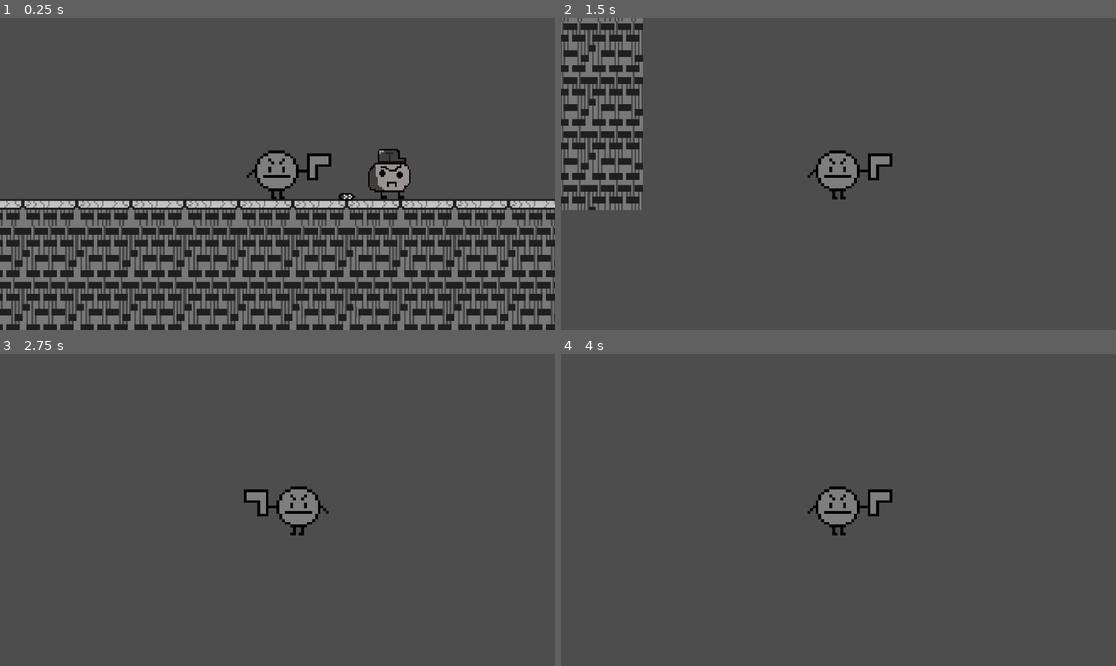
Above: before the commit, frames 1-4 (two rows, left to right).
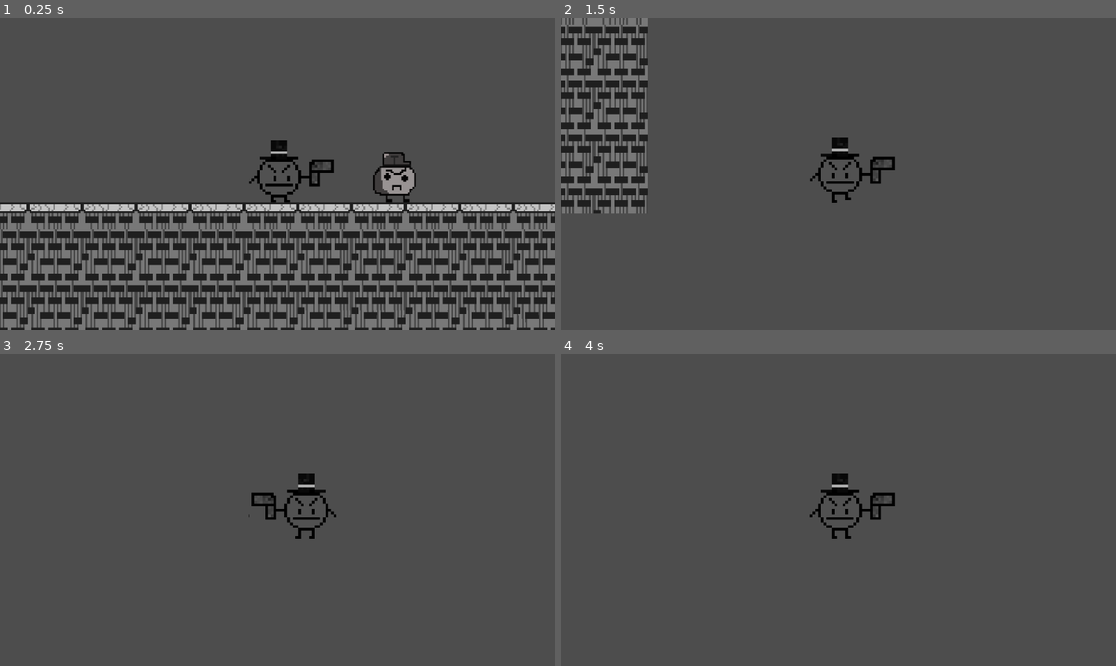
Above: after the commit, the same moments.

Repository: tobonjj26-design/Ricky-s-Gangster-Life
Game: Godot game, scene res://Scene/game.tscn
Two runs of this game, one before a commit and one after it. Both use one fixed random seed, a clock stepped at 60 frames per second and the inputs below.
Inputs:
- Up to frame 1 (0.25 s): no input
- Up to frame 2 (1.5 s): tap Enter (ui_accept) at 0.5, 0.77 s; hold Right (ui_right) from 0.53 s (still down)
- Up to frame 3 (2.75 s): tap Enter (ui_accept) at 1.52 s; release Right (ui_right) at 2.03 s; hold Left (ui_left) from 2.03 s (still down)
- Up to frame 4 (4 s): tap Enter (ui_accept) at 2.75, 3.02, 3.77 s; release Left (ui_left) at 2.78 s; hold Right (ui_right) from 2.78 s (still down)

The runs differ from the first frame. In frame 1, 29% of the frame differs, in the area x 0-100%, y 39-100%; in frame 2, 7.6%; in frame 3, 1.4%; in frame 4, 1.4%.

Commit message:
fixed bugs

Diff:
--- a/Scene/game.tscn
+++ b/Scene/game.tscn
@@ -1,79 +1,47 @@
 [gd_scene format=4 uid="uid://bxf43yjw1ya1e"]
 
 [ext_resource type="Script" uid="uid://de66qrc6272on" path="res://Scene/ricky.gd" id="1_4jv7b"]
-[ext_resource type="Texture2D" uid="uid://bauowoica83ii" path="res://Assets/Characters/Ricky/Ricky.png" id="1_mhtsl"]
-[ext_resource type="Texture2D" uid="uid://enpxi7163t5g" path="res://Assets/Characters/Ricky/Ricky walk.png" id="3_03iqk"]
+[ext_resource type="Texture2D" uid="uid://jq4671tu58d8" path="res://Assets/Characters/Ricky/Ricky.png" id="1_mhtsl"]
+[ext_resource type="Texture2D" uid="uid://b3x3rls2607rq" path="res://Assets/Characters/Ricky/Ricky walk.png" id="3_h8jt7"]
 [ext_resource type="Texture2D" uid="uid://cr1qe3d7oxbb0" path="res://Assets/Tilesets/New Piskel (1).png" id="4_03iqk"]
 [ext_resource type="Texture2D" uid="uid://b5837qcjlc8qv" path="res://Assets/Tilesets/New Piskel.png" id="5_ihreq"]
-[ext_resource type="Texture2D" uid="uid://d2maqq30p4ovg" path="res://Assets/Objects/Bullet.png" id="6_thj8p"]
 [ext_resource type="PackedScene" uid="uid://bai34ehtk8i0w" path="res://Scene/timmy.tscn" id="7_h8jt7"]
 
-[sub_resource type="AtlasTexture" id="AtlasTexture_w51g1"]
+[sub_resource type="AtlasTexture" id="AtlasTexture_sagxc"]
 atlas = ExtResource("1_mhtsl")
 region = Rect2(0, 0, 32, 32)
 
-[sub_resource type="AtlasTexture" id="AtlasTexture_4jv7b"]
+[sub_resource type="AtlasTexture" id="AtlasTexture_8f6ah"]
 atlas = ExtResource("1_mhtsl")
 region = Rect2(32, 0, 32, 32)
 
-[sub_resource type="AtlasTexture" id="AtlasTexture_03iqk"]
+[sub_resource type="AtlasTexture" id="AtlasTexture_twwsd"]
 atlas = ExtResource("1_mhtsl")
 region = Rect2(0, 32, 32, 32)
 
-[sub_resource type="AtlasTexture" id="AtlasTexture_ihreq"]
+[sub_resource type="AtlasTexture" id="AtlasTexture_c6b8m"]
 atlas = ExtResource("1_mhtsl")
 region = Rect2(32, 32, 32, 32)
 
-[sub_resource type="AtlasTexture" id="AtlasTexture_thj8p"]
-atlas = ExtResource("1_mhtsl")
-region = Rect2(0, 64, 32, 32)
-
-[sub_resource type="AtlasTexture" id="AtlasTexture_h8jt7"]
-atlas = ExtResource("3_03iqk")
+[sub_resource type="AtlasTexture" id="AtlasTexture_0ka5k"]
+atlas = ExtResource("3_h8jt7")
 region = Rect2(0, 0, 32, 32)
 
-[sub_resource type="AtlasTexture" id="AtlasTexture_sagxc"]
-atlas = ExtResource("3_03iqk")
+[sub_resource type="AtlasTexture" id="AtlasTexture_ha7wd"]
+atlas = ExtResource("3_h8jt7")
 region = Rect2(32, 0, 32, 32)
 
-[sub_resource type="AtlasTexture" id="AtlasTexture_8f6ah"]
-atlas = ExtResource("3_03iqk")
+[sub_resource type="AtlasTexture" id="AtlasTexture_yjs1f"]
+atlas = ExtResource("3_h8jt7")
 region = Rect2(0, 32, 32, 32)
 
-[sub_resource type="AtlasTexture" id="AtlasTexture_twwsd"]
-atlas = ExtResource("3_03iqk")
+[sub_resource type="AtlasTexture" id="AtlasTexture_vyw1f"]
+atlas = ExtResource("3_h8jt7")
 region = Rect2(32, 32, 32, 32)
-
-[sub_resource type="AtlasTexture" id="AtlasTexture_c6b8m"]
-atlas = ExtResource("3_03iqk")
-region = Rect2(0, 64, 32, 32)
 
 [sub_resource type="SpriteFrames" id="SpriteFrames_h8jt7"]
 animations = [{
 "frames": [{
-"duration": 1.0,
-"texture": SubResource("AtlasTexture_w51g1")
-}, {
-"duration": 1.0,
-"texture": SubResource("AtlasTexture_4jv7b")
-}, {
-"duration": 1.0,
-"texture": SubResource("AtlasTexture_03iqk")
-}, {
-"duration": 1.0,
-"texture": SubResource("AtlasTexture_ihreq")
-}, {
-"duration": 1.0,
-"texture": SubResource("AtlasTexture_thj8p")
-}],
-"loop": true,
-"name": &"idle",
-"speed": 3.0
-}, {
-"frames": [{
-"duration": 1.0,
-"texture": SubResource("AtlasTexture_h8jt7")
-}, {
 "duration": 1.0,
 "texture": SubResource("AtlasTexture_sagxc")
 }, {
@@ -87,15 +55,32 @@
 "texture": SubResource("AtlasTexture_c6b8m")
 }],
 "loop": true,
+"name": &"idle",
+"speed": 4.0
+}, {
+"frames": [{
+"duration": 1.0,
+"texture": SubResource("AtlasTexture_0ka5k")
+}, {
+"duration": 1.0,
+"texture": SubResource("AtlasTexture_ha7wd")
+}, {
+"duration": 1.0,
+"texture": SubResource("AtlasTexture_yjs1f")
+}, {
+"duration": 1.0,
+"texture": SubResource("AtlasTexture_vyw1f")
+}],
+"loop": true,
 "name": &"walk",
-"speed": 8.0
+"speed": 10.0
 }]
 
-[sub_resource type="CapsuleShape2D" id="CapsuleShape2D_h8jt7"]
-radius = 12.0
+[sub_resource type="RectangleShape2D" id="RectangleShape2D_8f6ah"]
+size = Vector2(24.5, 38.5)
 
 [sub_resource type="RectangleShape2D" id="RectangleShape2D_sagxc"]
-size = Vector2(14, 16)
+size = Vector2(15, 16)
 
 [sub_resource type="TileSetAtlasSource" id="TileSetAtlasSource_ihreq"]
 texture = ExtResource("4_03iqk")
@@ -124,9 +109,6 @@
 sources/1 = SubResource("TileSetAtlasSource_ihreq")
 sources/3 = SubResource("TileSetAtlasSource_thj8p")
 
-[sub_resource type="RectangleShape2D" id="RectangleShape2D_h8jt7"]
-size = Vector2(8, 4.5)
-
 [node name="Game" type="Node2D" unique_id=676777073]
 metadata/_edit_horizontal_guides_ = [130.0, 178.0, 205.0]
 
@@ -138,34 +120,23 @@
 scale = Vector2(1.6250004, 1.6132817)
 sprite_frames = SubResource("SpriteFrames_h8jt7")
 animation = &"walk"
-frame_progress = 0.52843606
+frame_progress = 0.07838261
 
 [node name="Hitbox" type="CollisionShape2D" parent="Ricky" unique_id=758881213]
-position = Vector2(71, 241)
-shape = SubResource("CapsuleShape2D_h8jt7")
+position = Vector2(68.75, 236.75)
+shape = SubResource("RectangleShape2D_8f6ah")
 
 [node name="Camera2D" type="Camera2D" parent="Ricky" unique_id=1340571077]
-position = Vector2(71, 241)
+position = Vector2(68, 239)
 zoom = Vector2(3.5, 3.5)
 
 [node name="Gun Hitbox" type="CollisionShape2D" parent="Ricky" unique_id=153927255]
-position = Vector2(96, 237)
+position = Vector2(94.5, 237)
 shape = SubResource("RectangleShape2D_sagxc")
 
 [node name="TileMapLayer" type="TileMapLayer" parent="." unique_id=124960976]
 tile_map_data = PackedByteArray("AAAEABAAAQABAAAAAAAFABAAAQAAAAAAAAAGABAAAQABAAAAAAAHABAAAQAAAAAAAAACABAAAQABAAAAAAADAB …(2736 unchanged characters)…
 tile_set = SubResource("TileSet_thj8p")
 
-[node name="Bullet" type="RigidBody2D" parent="." unique_id=1817136528]
-
-[node name="CollisionShape2D" type="CollisionShape2D" parent="Bullet" unique_id=1741951358]
-position = Vector2(112, 232.25)
-shape = SubResource("RectangleShape2D_h8jt7")
-
-[node name="Sprite2D" type="Sprite2D" parent="Bullet" unique_id=1124179227]
-position = Vector2(117.25, 231.87498)
-scale = Vector2(0.98437464, 0.86718714)
-texture = ExtResource("6_thj8p")
-
 [node name="Timmy" parent="." unique_id=686268234 instance=ExtResource("7_h8jt7")]
 position = Vector2(-43, 73)
Binary file changed: Assets/Characters/Ricky/Ricky walk.png
Not shown, changed: Assets/Characters/Ricky/Ricky walk.png.import
Binary file changed: Assets/Characters/Ricky/Ricky.png
Not shown, changed: Assets/Characters/Ricky/Ricky.png.import
Not shown, removed: Assets/Characters/Ricky/Untitled-1.gdscript.txt
Binary file removed: Assets/Objects/Bullet.png
Not shown, removed: Assets/Objects/Bullet.png.import
